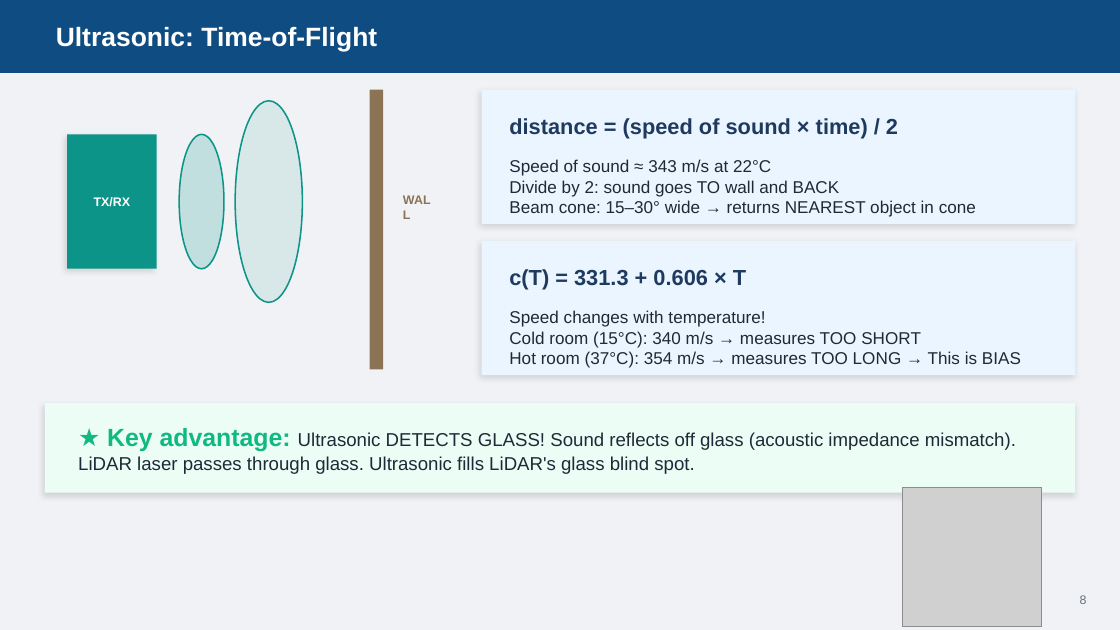
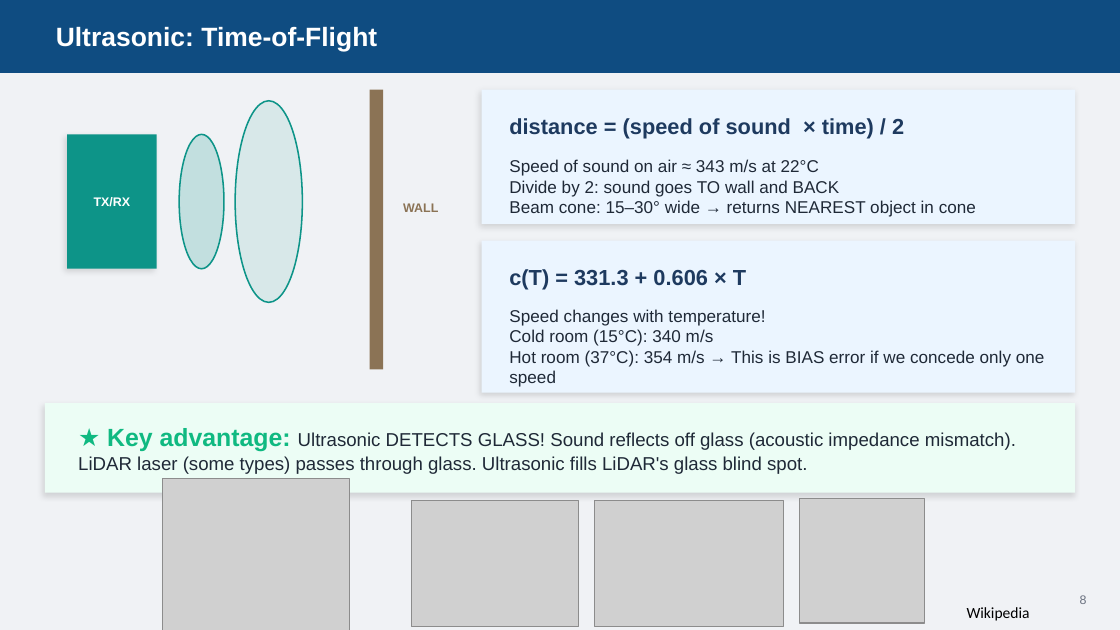
Before and after one commit to AbbadiAhmad/mobile_robots_course, a slide deck: slide 9 of Slides/Mod04/Mod04_Sensors.pptx (slide 8 before the commit). Drawn at 1120x630 pixels with LibreOffice and Linux fonts; fonts in the diff are those of the drawing; grey boxes stand for pictures. Boxes give left, top, right and bottom in pixels: in the first picture for what was removed or moved away, otherwise in the second. Text is boxed around its words. In the diff, an @@ line names an element or a change of style, - is before the commit and + after.

```diff
--- a/Slides/Mod04/Mod04_Sensors.pptx
+++ b/Slides/Mod04/Mod04_Sensors.pptx
@@ text "distance = (speed of sound ..." rewrapped from bbox=[509, 118, 898, 138] to bbox=[509, 118, 904, 138] @@
@@ text at bbox=[509, 159, 819, 176]: text changed @@
-Speed of sound ≈ 343 m/s at 22°C
+Speed of sound on air ≈ 343 m/s at 22°C
@@ text "WALL" rewrapped from bbox=[392, 190, 448, 224] to bbox=[403, 203, 438, 212] @@
@@ rectangle: place and size @@
-rectangle at bbox=[482, 241, 1075, 375]
+rectangle at bbox=[482, 241, 1075, 393]
@@ text at bbox=[509, 329, 1045, 367]: text changed @@
-Cold room (15°C): 340 m/s → measures TOO SHORT
-Hot room (37°C): 354 m/s → measures TOO LONG → This is BIAS
+Cold room (15°C): 340 m/s
+Hot room (37°C): 354 m/s → This is BIAS error if we concede only one speed
@@ text at bbox=[78, 428, 1016, 474]: text changed @@
-★ Key advantage: Ultrasonic DETECTS GLASS! Sound reflects off glass (acoustic impedance mismatch). LiDAR laser passes through glass. Ultrasonic fills LiDAR's glass blind spot.
+★ Key advantage: Ultrasonic DETECTS GLASS! Sound reflects off glass (acoustic impedance mismatch). LiDAR laser (some types) passes through glass. Ultrasonic fills LiDAR's glass blind spot.
@@ picture added at bbox=[162, 478, 349, 630] @@
@@ picture added at bbox=[411, 501, 578, 626] @@
@@ picture added at bbox=[595, 501, 783, 626] @@
@@ picture: place and size @@
-picture at bbox=[903, 487, 1042, 626]
+picture at bbox=[800, 498, 924, 623]
@@ text added at bbox=[967, 607, 1030, 621], 10 pt, text #000000 @@
+Wikipedia
```
Also in this commit, not shown: 10 other slides changed, 4 slides added, 1 other file.
